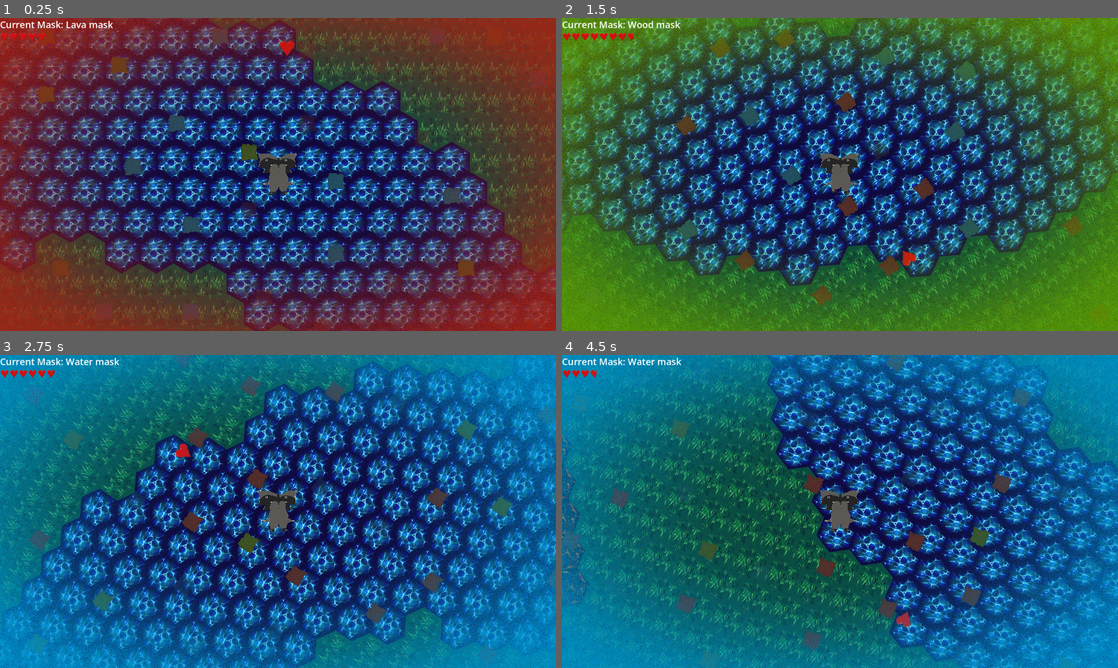
Above: before the commit, frames 1-4 (two rows, left to right).
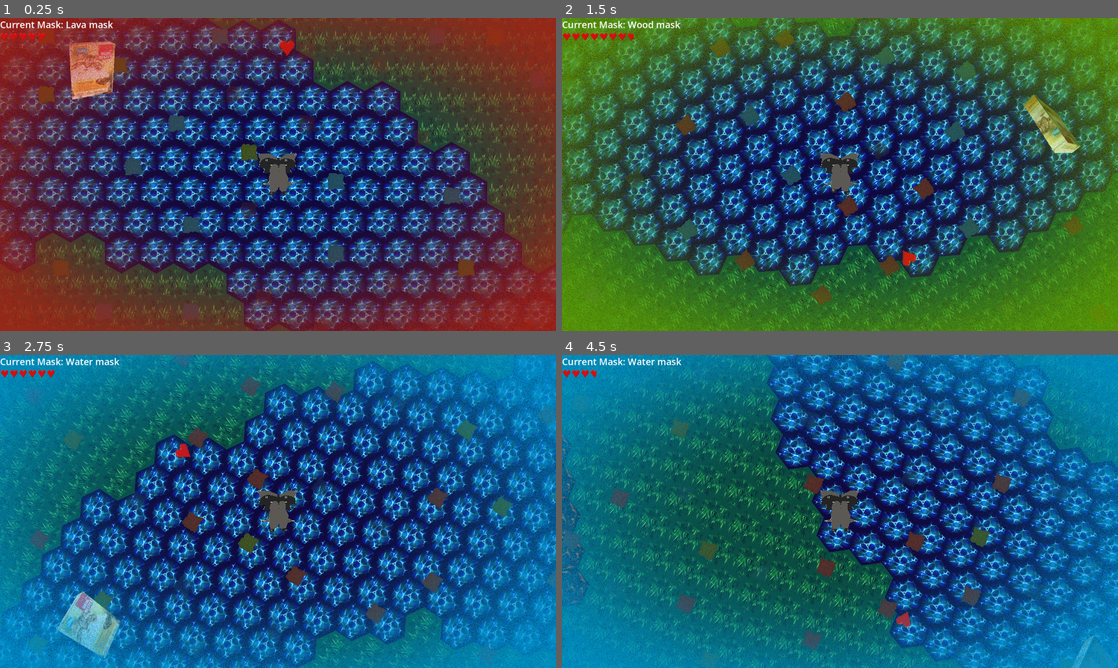
Above: after the commit, the same moments.

Repository: ccoors/mask
Game: Godot game, scene res://scenes/main_scene.tscn
Same seed, same stepped clock (60 frames per second), same inputs: the game is played once before the commit and once after it.
Inputs:
- Up to frame 1 (0.25 s): no input
- Up to frame 2 (1.5 s): tap Enter at 0.5 s; hold Right (right) 0.53-1.28 s; tap 1 (mask_1) at 0.6 s; hold Down (down) from 1.28 s (still down); tap 2 (mask_2) at 1.35 s
- Up to frame 3 (2.75 s): release Down (down) at 2.03 s; hold Right (right) from 2.03 s (still down); tap 3 (mask_3) at 2.1 s
- Up to frame 4 (4.5 s): release Right (right) at 2.78 s; hold Up (up) 2.78-3.53 s; tap 1 (mask_1) at 2.85 s; hold Left (left) from 3.53 s (still down); tap 2 (mask_2) at 3.6 s; tap 3 (mask_3) at 4.35 s

The runs differ from the first frame. In frame 1, 1.3% of the frame differs, in the area x 12-21%, y 7-27%; in frame 2, 0.8%; in frame 3, 1.3%; in frame 4, 0.1%.

Commit message:
feat: add Katzenfutter

Diff:
--- /dev/null
+++ b/scenes/items/katzenfutter.gd
@@ -0,0 +1,12 @@
+extends Sprite2D
+
+func _ready():
+    %katzenfutter/AnimationPlayer.play("futterAction")
+
+func _process(_delta: float) -> void:
+    texture = %SubViewport.get_texture()
+
+
+func _on_detection_body_entered(body: Node2D) -> void:
+    if body is CharacterBody2D and body.name == "player":
+        body.win()
--- /dev/null
+++ b/scenes/items/katzenfutter.tscn
@@ -0,0 +1,54 @@
+[gd_scene format=3 uid="uid://c11p5qlq846in"]
+
+[ext_resource type="Script" uid="uid://c7ww7a044jx6d" path="res://scenes/items/katzenfutter.gd" id="1_eyl24"]
+[ext_resource type="PackedScene" uid="uid://2ch8fwhywnws" path="res://assets/art/katzenfutter.glb" id="1_o54j2"]
+
+[sub_resource type="Environment" id="Environment_eyl24"]
+background_color = Color(0, 0, 0, 0)
+
+[sub_resource type="StandardMaterial3D" id="StandardMaterial3D_eyl24"]
+transparency = 1
+shadow_to_opacity = true
+
+[sub_resource type="PlaneMesh" id="PlaneMesh_eyl24"]
+material = SubResource("StandardMaterial3D_eyl24")
+size = Vector2(32, 32)
+
+[sub_resource type="RectangleShape2D" id="RectangleShape2D_eyl24"]
+size = Vector2(156, 214)
+
+[node name="Katzenfutter" type="Sprite2D" unique_id=249892470]
+script = ExtResource("1_eyl24")
+
+[node name="SubViewport" type="SubViewport" parent="." unique_id=284913059]
+unique_name_in_owner = true
+transparent_bg = true
+
+[node name="Camera3D" type="Camera3D" parent="SubViewport" unique_id=229188541]
+transform = Transform3D(1, 0, 0, 0, 0.972002, 0.23497248, 0, -0.23497248, 0.972002, 0, 2.771538, 3.3945112)
+environment = SubResource("Environment_eyl24")
+
+[node name="katzenfutter" parent="SubViewport" unique_id=2114228911 instance=ExtResource("1_o54j2")]
+unique_name_in_owner = true
+
+[node name="OmniLight3D" type="SpotLight3D" parent="SubViewport" unique_id=2020113021]
+transform = Transform3D(0.53967464, -0.6555189, 0.5282486, 0.26654702, 0.7282323, 0.6313721, -0.79856384, -0.19993234, 0.5677349, 2.3818104, 3.5141988, 1.9014869)
+light_energy = 10.78
+shadow_enabled = true
+spot_range = 20.920801
+
+[node name="MeshInstance3D" type="MeshInstance3D" parent="." unique_id=24826142]
+mesh = SubResource("PlaneMesh_eyl24")
+
+[node name="OmniLight3D" type="OmniLight3D" parent="MeshInstance3D" unique_id=1186841295]
+transform = Transform3D(0.9999754, 0, -0.0070161656, 0, 1, 0, 0.0070161656, 0, 0.9999754, -2.6117883, 1.4903657, 1.5202258)
+omni_range = 9.535432
+
+[node name="Area2D" type="Area2D" parent="." unique_id=178763661]
+
+[node name="detection" type="CollisionShape2D" parent="Area2D" unique_id=1782008125]
+shape = SubResource("RectangleShape2D_eyl24")
+
+[connection signal="body_entered" from="Area2D" to="." method="_on_detection_body_entered"]
+
+[editable path="SubViewport/katzenfutter"]
--- a/scenes/level.tscn
+++ b/scenes/level.tscn
@@ -2,7 +2,8 @@
 
 [ext_resource type="PackedScene" uid="uid://bu2asn3rttoff" path="res://scenes/tiles.tscn" id="1_w7c3h"]
 [ext_resource type="PackedScene" uid="uid://dkq3tiswraqgs" path="res://scenes/items/health_item.tscn" id="3_w8frs"]
-[ext_resource type="Script" uid="uid://c3e4dnol1btq5" path="res://scripts/item_generator.gd" id="4_mx8sn"]
+[ext_resource type="Script" path="res://scripts/item_generator.gd" id="4_mx8sn"]
+[ext_resource type="PackedScene" uid="uid://c11p5qlq846in" path="res://scenes/items/katzenfutter.tscn" id="4_ppgk2"]
 
 [node name="level" type="Node2D" unique_id=77777411]
 
@@ -15,3 +16,6 @@
 script = ExtResource("4_mx8sn")
 min_dist = 4
 _seed = 48291795
+
+[node name="katzenfutter" parent="." unique_id=249892470 instance=ExtResource("4_ppgk2")]
+position = Vector2(-594, -421)
--- a/scenes/player.gd
+++ b/scenes/player.gd
@@ -22,6 +22,10 @@
 func heal():
     health += 1
     health_changed.emit(health)
+
+func win():
+    # TODO: Win
+    pass
 
 func set_mask(idx: int) -> void:
     var mask = GLOBALS.MASKS[idx]
Not shown, added: assets/art/katzenfutter.glb.import
Binary file added: assets/art/katzenfutter_bild-290524-um-1337-211x300.webp
Not shown, added: assets/art/katzenfutter_bild-290524-um-1337-211x300.webp.import
Not shown, added: scenes/items/katzenfutter.gd.uid
